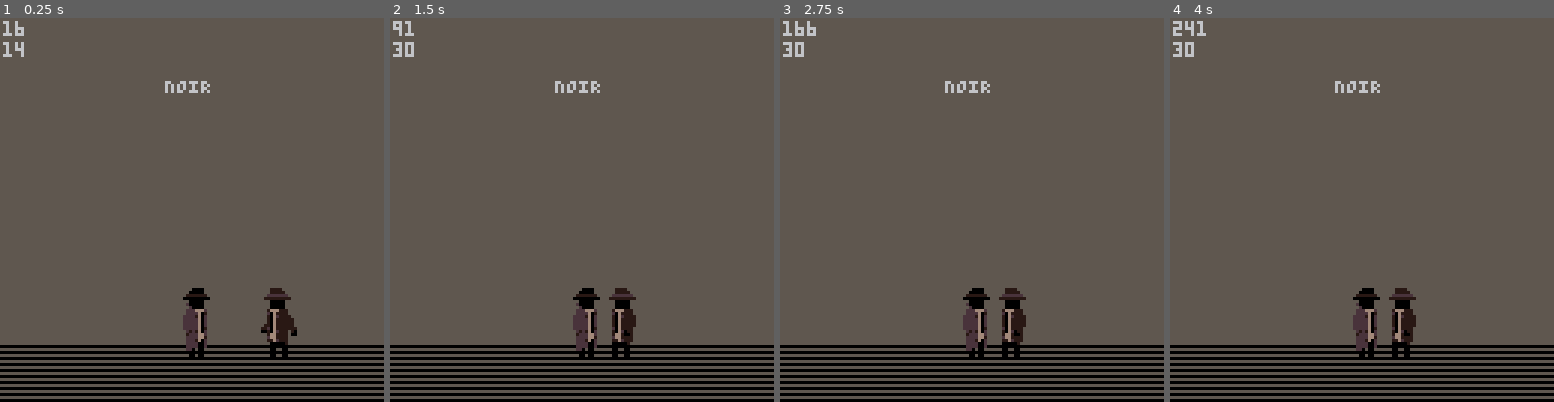
Above: before the commit, frames 1-4 (left to right).
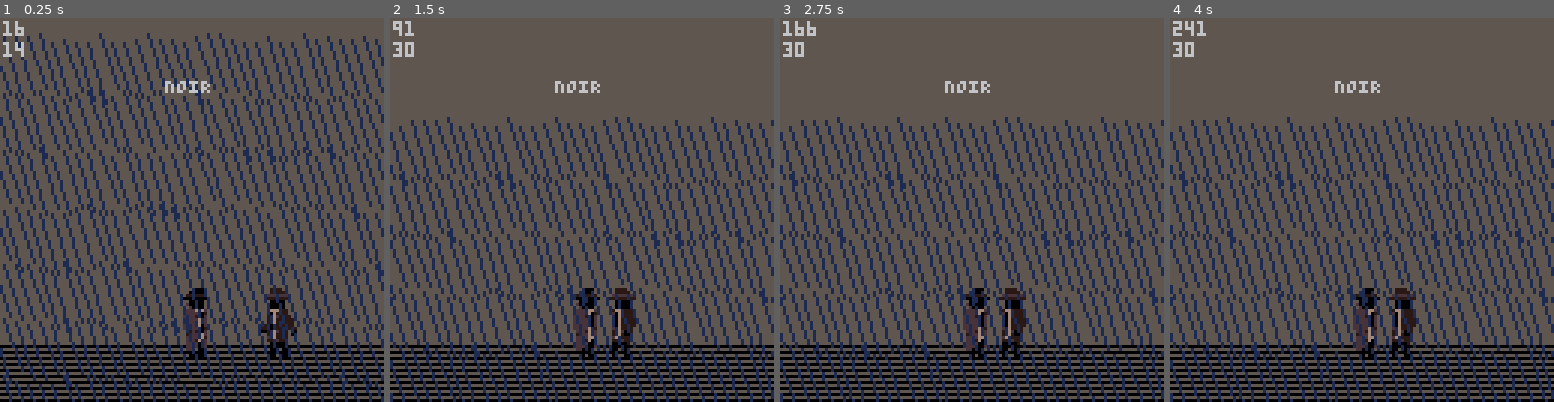
Above: after the commit, the same moments.

Repository: SneerfulArk/noir
Game: PICO-8 cartridge noir.p8
Same seed, same stepped clock (60 frames per second), same inputs: the game is played once before the commit and once after it.
Inputs:
- Up to frame 1 (0.25 s): no input
- Up to frame 2 (1.5 s): tap X (X key) at 0.33, 1.07 s
- Up to frame 3 (2.75 s): tap X (X key) at 1.85 s
- Up to frame 4 (4 s): tap X (X key) at 2.97 s

The runs differ from the first frame. In frame 1, 24% of the frame differs, in the area x 0-100%, y 3-100%; in frame 2, 19%; in frame 3, 19%; in frame 4, 19%.

Commit message:
v0.8.0
Added: Early `rain` table, update, and draw logic under VFX section. Rain currently reacts to game-time.
Added: Extra time logic in `animate()` function to prepare for possible reverse-time features.

Diff:
--- a/noir.p8
+++ b/noir.p8
@@ -22,6 +22,7 @@
         init_player()
         init_combat()
         init_enemies()
+        init_vfx()
         init_testing()
     end
 
@@ -31,6 +32,7 @@
         update_player()
         update_combat()
         update_enemies()
+        update_vfx()
         update_testing()
     end
 
@@ -50,6 +52,7 @@
 
         draw_player()
         draw_enemies()
+        draw_vfx()
         draw_testing()
 
         --debug
@@ -173,7 +176,33 @@
 
 --#region 6. VFX
 
-
+    function init_vfx()
+        rain = {}
+        for r=1,8 do
+            for i=1, 64 do
+                local drop = {
+                    x = -64+i*4+(4*r),
+                    y = -40+(19*r)+flr(rnd(4)+1),
+                    w = 6,
+                    h = flr(16+(rnd(4)+1))
+                }
+                add(rain, drop)
+            end
+        end
+    end
+
+    function update_vfx()
+        for drop in all (rain) do
+            drop.x += 0.4*gt
+            drop.y += 1.8*gt
+        end
+    end
+
+    function draw_vfx()
+        for drop in all (rain) do
+            line(flr(drop.x),flr(drop.y),flr(drop.x+drop.w),flr(drop.y+drop.h),12)
+        end
+    end
 
 
 --#region 7. UTILITIES
@@ -216,6 +245,9 @@
         obj.frame += (obj.anispd*gt)
         if flr(obj.frame) > #obj.ani then
             obj.frame=1
+        end
+        if flr(obj.frame) <= 0 then --for possible reverse time
+            obj.frame=#obj.ani
         end
         obj.spr=obj.ani[flr(obj.frame)]
     end
